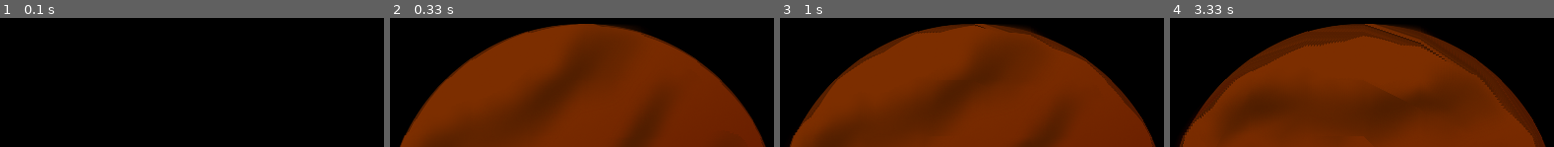
Above: before the commit, frames 1-4 (left to right).
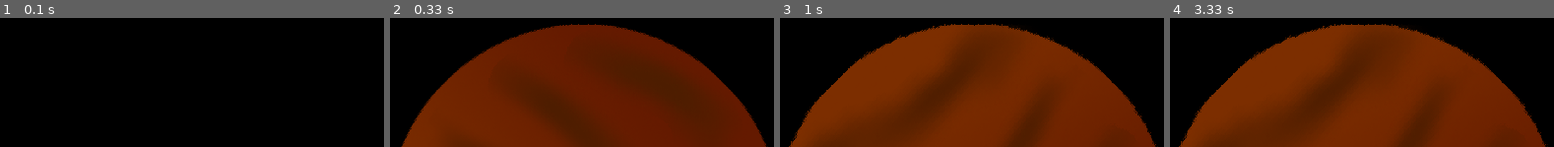
Above: after the commit, the same moments.

Repository: ViperPyWeek/ViperPyweek
Game: pygame game, started from src/copsGame.py
The game is run twice, just before and just after one commit, with the same random seed, the same clock (stepped at 60 frames per second) and the same inputs.
Inputs:
- Up to frame 1 (0.1 s): no input
- Up to frame 2 (0.33 s): no input
- Up to frame 3 (1 s): no input
- Up to frame 4 (3.33 s): no input

Frame 1 is identical in both runs. In frame 2, 13% of the frame differs, in the area x 2-99%, y 4-100%; in frame 3, 5.5%; in frame 4, 20%.

Commit message:
fixed rotation and modified how image is opened

Diff:
--- a/src/copsGame.py
+++ b/src/copsGame.py
@@ -1,12 +1,12 @@
 import pygame
 import sys
 import shapesHelpers
+import os
 
 pygame.init()
 window = pygame.display.set_mode((400, 400))  # creating pygame window
 pygame.display.set_caption("Space Force")
-mars = pygame.image.load(r"Repo\ViperPyweek\src\assets\mars.png")
-#shapesHelpers.init(window)
+mars = pygame.image.load(os.path.join('src/assets', 'mars.png'))
 #shapesHelpers.line(1, 1, 400, 400) # shapehelpers is working
 
 def drawPlanet(planetSprite):
@@ -26,9 +26,9 @@
     for event in pygame.event.get():
         # if the user wants to quit(presses the X in top right)
         if event.type == pygame.QUIT:
-            pygame.quit()
             sys.exit()
     drawPlanet(mars) # weird blotch on it, when i take out of loop it disappears?
-    angle = -1  # play around with this a bit
+    angle = 45  # play around with this a bit
     mars = rotatePlanet(mars, angle)
     pygame.display.update()  # updates the display
+    window.fill([0,0,0]) # black (consider storing in variable)
